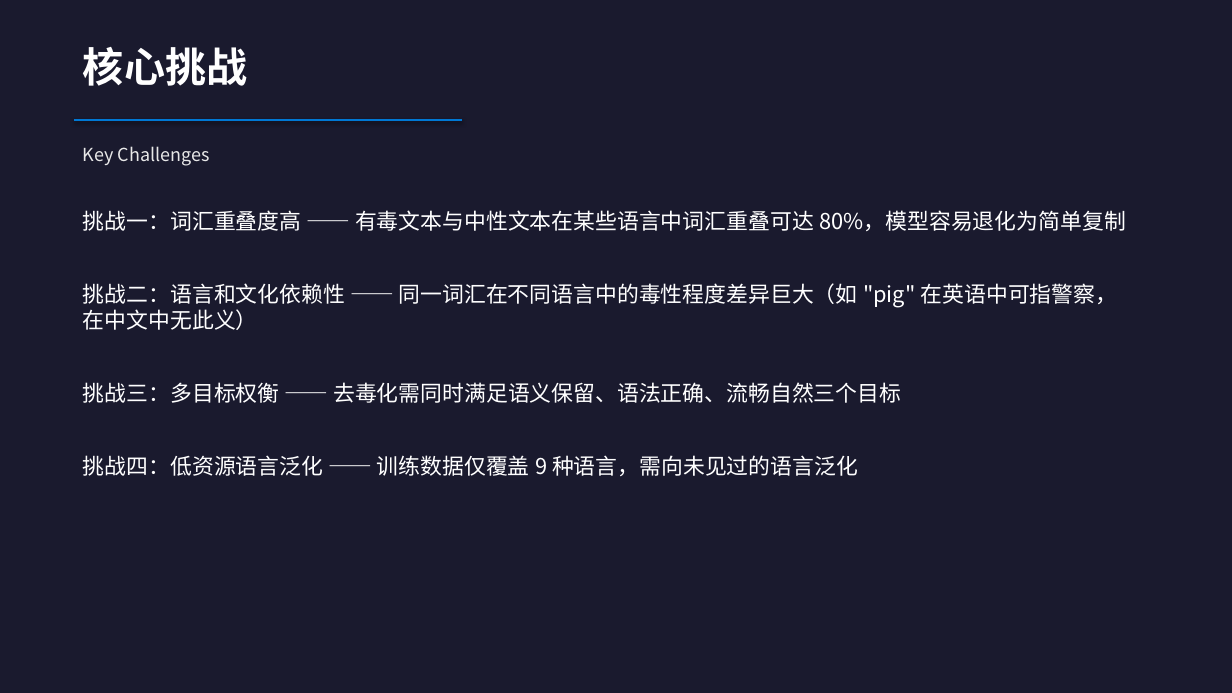
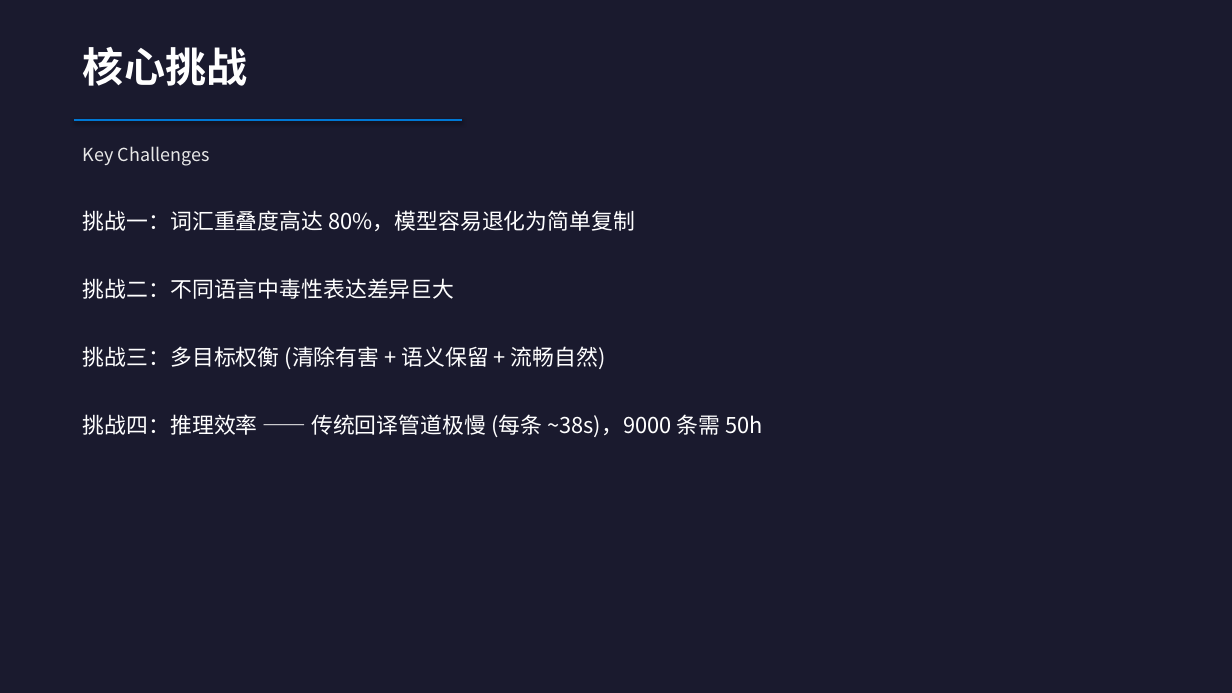
Before and after one commit to TextDetoxification/work, a slide deck: slide 3 of 课程项目汇报_多语言文本去毒化.pptx. Drawn at 1232x693 pixels with LibreOffice and Linux fonts; fonts in the diff are those of the drawing. Boxes give left, top, right and bottom in pixels: in the first picture for what was removed or moved away, otherwise in the second. Text is boxed around its words. In the diff, an @@ line names an element or a change of style, - is before the commit and + after.

```diff
--- a/课程项目汇报_多语言文本去毒化.pptx
+++ b/课程项目汇报_多语言文本去毒化.pptx
@@ text at (83,210,762,437): text changed @@
-挑战一：词汇重叠度高 —— 有毒文本与中性文本在某些语言中词汇重叠可达 80%，模型容易退化为简单复制
-挑战二：语言和文化依赖性 —— 同一词汇在不同语言中的毒性程度差异巨大（如 "pig" 在英语中可指警察，在中文中无此义）
-挑战三：多目标权衡 —— 去毒化需同时满足语义保留、语法正确、流畅自然三个目标
-挑战四：低资源语言泛化 —— 训练数据仅覆盖 9 种语言，需向未见过的语言泛化
+挑战一：词汇重叠度高达 80%，模型容易退化为简单复制
+挑战二：不同语言中毒性表达差异巨大
+挑战三：多目标权衡 (清除有害 + 语义保留 + 流畅自然)
+挑战四：推理效率 —— 传统回译管道极慢 (每条 ~38s)，9000 条需 50h
```
Also in this commit, not shown: 7 other slides changed, 2 slides added, 3 slides removed, 2 other files.
